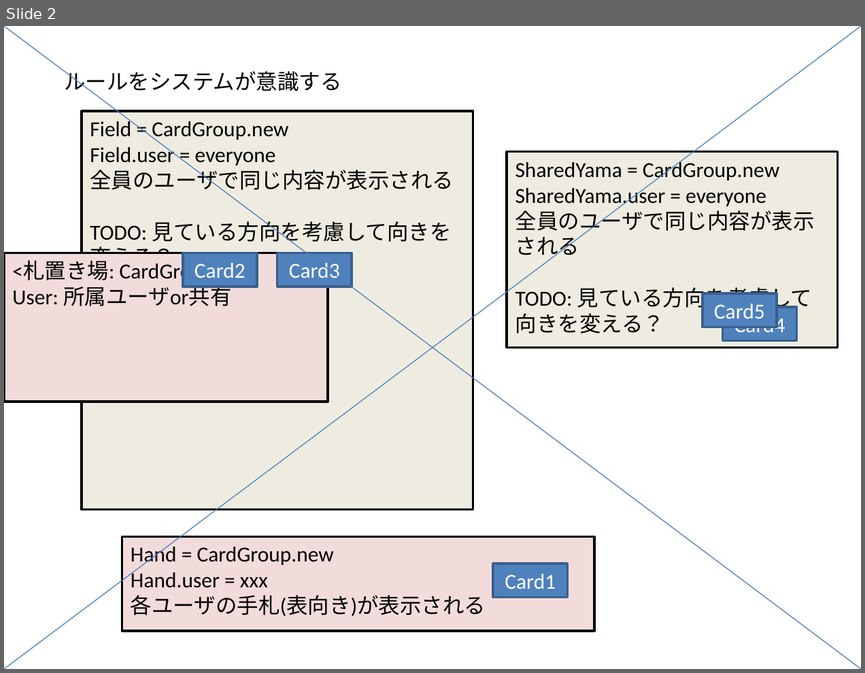
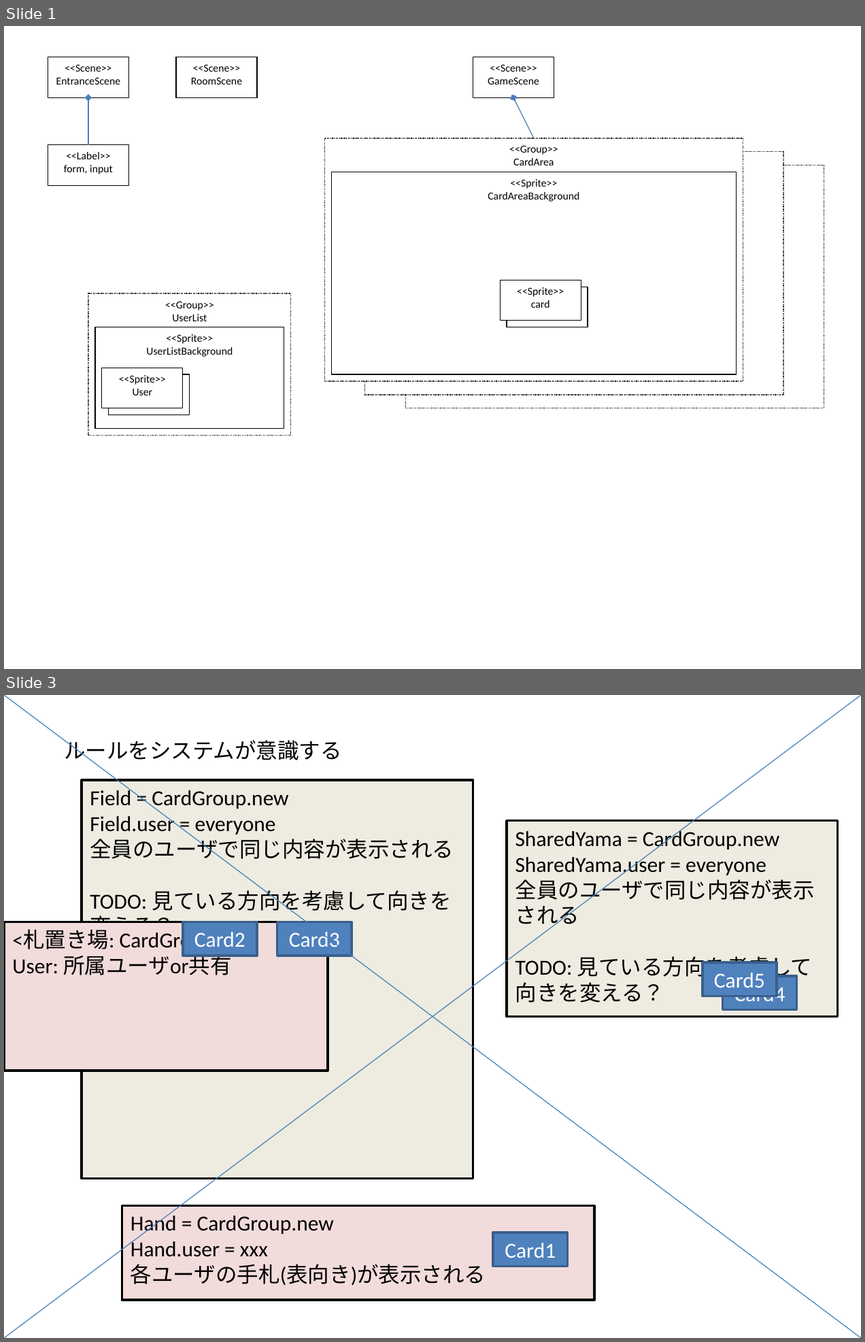
Before and after one commit to wys48/playing_card, a slide deck: doc/design.pptx. Shown one above the other, each under a label of ours: slide 2 before the commit, slides 1 and 3 after it; the slides between them are not shown. The pictures are 865x673 and 865x1342 pixels, drawn with LibreOffice and Linux fonts; fonts in the diff are those of the drawing. Boxes give left, top, right and bottom in pixels: in the first picture for what was removed or moved away, otherwise in the second. Text is boxed around its words. In the diff, an @@ line names an element or a change of style, - is before the commit and + after.

```diff
--- a/doc/design.pptx
+++ b/doc/design.pptx
@@ slide 1 added at [4,26,861,669], background #FFFFFF @@
@@ rectangle added at [48,57,128,97], fill #FFFFFF, outline #000000 0.75 pt, 9 pt, text #000000 @@
+<<Scene>>
+EntranceScene
@@ rectangle added at [176,57,257,97], fill #FFFFFF, outline #000000 0.75 pt, 9 pt, text #000000 @@
+<<Scene>>
+RoomScene
@@ rectangle added at [473,57,553,97], fill #FFFFFF, outline #000000 0.75 pt, 9 pt, text #000000 @@
+<<Scene>>
+GameScene
@@ arrow added from (88, 145) to (88, 98), #4B7EBC 0.75 pt @@
@@ arrow added from (534, 138) to (513, 98), #4B7EBC 0.75 pt @@
@@ rectangle added at [48,145,128,185], fill #FFFFFF, outline #000000 0.75 pt, 9 pt, text #000000 @@
+<<Label>>
+form, input
@@ rectangle added at [324,138,742,381], fill #FFFFFF, outline #000000 0.75 pt dashed, 9 pt, text #000000 @@
+<<Group>>
+CardArea
@@ rectangle added at [364,152,783,395], fill #FFFFFF, outline #000000 0.75 pt dashed, 9 pt, text #000000 @@
+<<Group>>
+CardArea
@@ rectangle added at [406,165,824,407], fill #FFFFFF, outline #000000 0.75 pt dashed, 9 pt, text #000000 @@
+<<Group>>
+CardArea
@@ rectangle added at [331,172,736,374], fill #FFFFFF, outline #000000 0.75 pt, 9 pt, text #000000 @@
+<<Sprite>>
+CardAreaBackground
@@ rectangle added at [500,280,581,320], fill #FFFFFF, outline #000000 0.75 pt, 9 pt, text #000000 @@
+<<Sprite>>
+card
@@ rectangle added at [507,286,587,327], fill #FFFFFF, outline #000000 0.75 pt, 9 pt, text #000000 @@
+<<Sprite>>
+card
@@ rectangle added at [88,293,290,435], fill #FFFFFF, outline #000000 0.75 pt dashed, 9 pt, text #000000 @@
+<<Group>>
+UserList
@@ rectangle added at [95,327,283,428], fill #FFFFFF, outline #000000 0.75 pt, 9 pt, text #000000 @@
+<<Sprite>>
+UserListBackground
@@ rectangle added at [102,368,182,408], fill #FFFFFF, outline #000000 0.75 pt, 9 pt, text #000000 @@
+<<Sprite>>
+User
@@ rectangle added at [109,374,189,414], fill #FFFFFF, outline #000000 0.75 pt, 9 pt, text #000000 @@
+<<Sprite>>
+User
@@ what was slide 2 is now slide 3 @@
```
Also in this commit, not shown: 1 slide changed, 3 other files.
